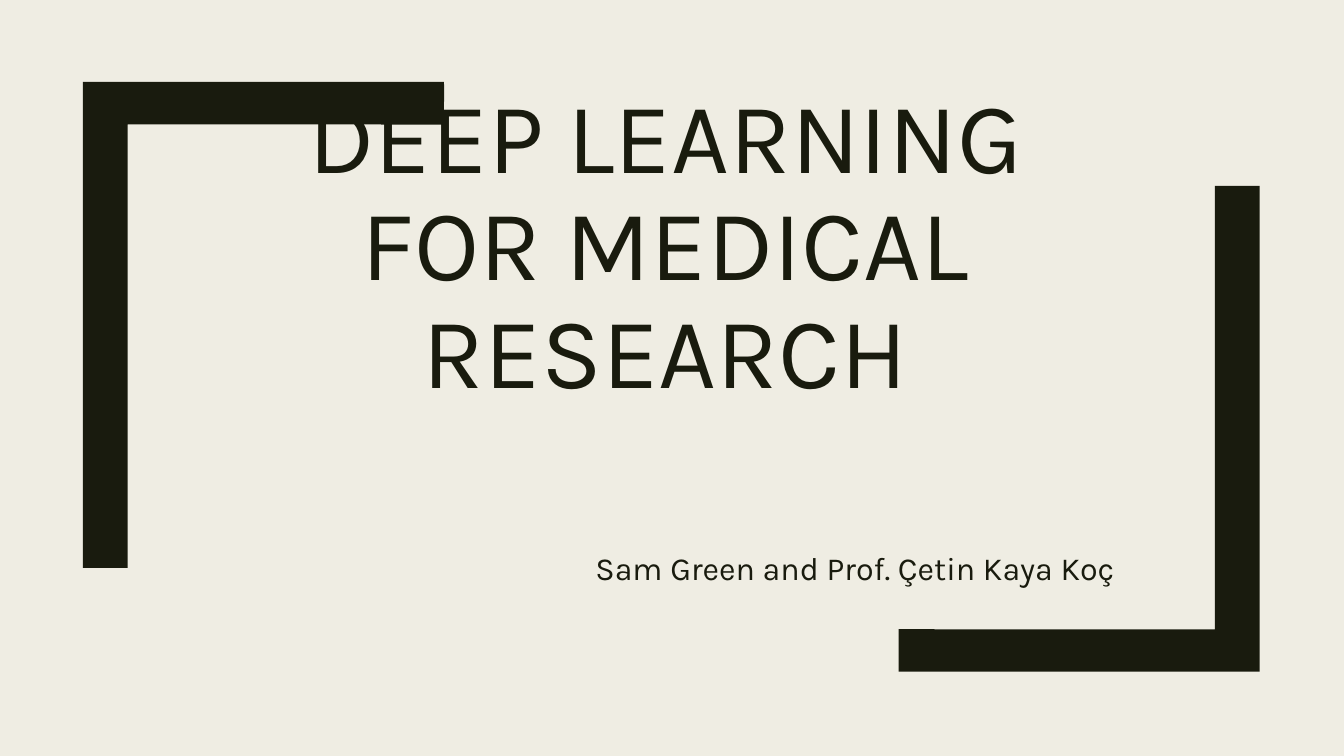
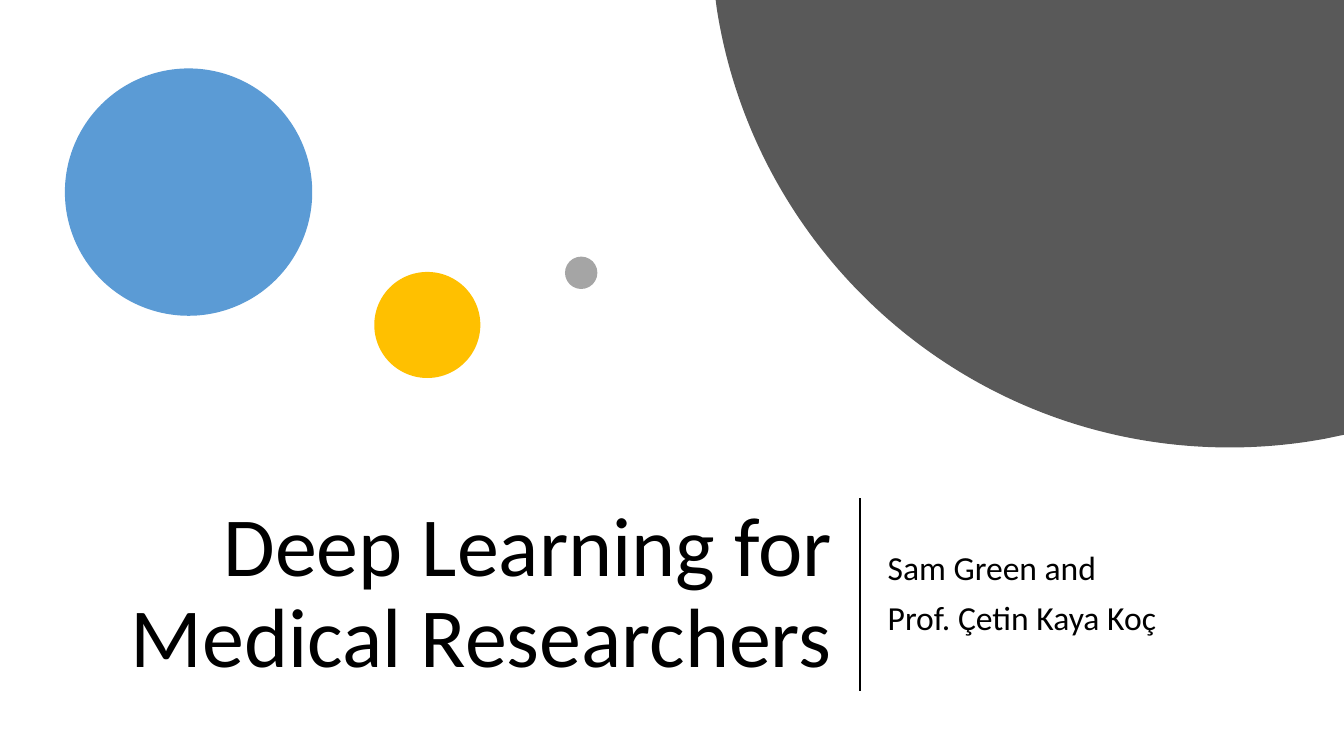
Before and after one commit to bahadirbklg/intro, a slide deck: slide 1 of 1 - introduction/DLMR 1 - introduction.pptx. Drawn at 1344x756 pixels with LibreOffice and Linux fonts; fonts in the diff are those of the drawing. Boxes give left, top, right and bottom in pixels: in the first picture for what was removed or moved away, otherwise in the second. Text is boxed around its words. In the diff, an @@ line names an element or a change of style, - is before the commit and + after.

Commit message:
edits

```diff
--- a/1 - introduction/DLMR 1 - introduction.pptx
+++ b/1 - introduction/DLMR 1 - introduction.pptx
@@ background #EFEDE3 to #FFFFFF @@
@@ freeform shape added at (716,0,1344,448), fill #595959 @@
@@ ellipse added at (65,69,312,316), fill #5B9BD5 @@
@@ freeform shape removed at (83,82,444,568) @@
@@ freeform shape removed at (899,186,1260,671) @@
@@ ellipse added at (566,257,598,289), fill #A5A5A5 @@
@@ ellipse added at (374,272,480,378), fill #FFC000 @@
@@ title "Deep Learning for Medical Researchers" at (131,518,832,668): vertical alignment bottom to middle @@
@@ line added from (860, 499) to (860, 691), #000000 1.5 pt @@
@@ subtitle "Sam Green and" at (888,556,1156,636): vertical alignment top to middle @@
@@ title at (131,518,832,668): text changed; size 72 to 60 pt; font Karla to Calibri; text colour #191B0E to #000000 @@
-DEEP LEARNING FOR MEDICAL RESEARCH
+Deep Learning for Medical Researchers
@@ subtitle at (888,556,1156,636): text changed; size 23 to 24 pt; font Karla to Calibri; text colour #191B0E to #000000 @@
-Sam Green and Prof. Çetin Kaya Koç
+Sam Green and
+Prof. Çetin Kaya Koç
```
Also in this commit, not shown: 16 other slides changed, 15 slides added, 3 slides removed.
